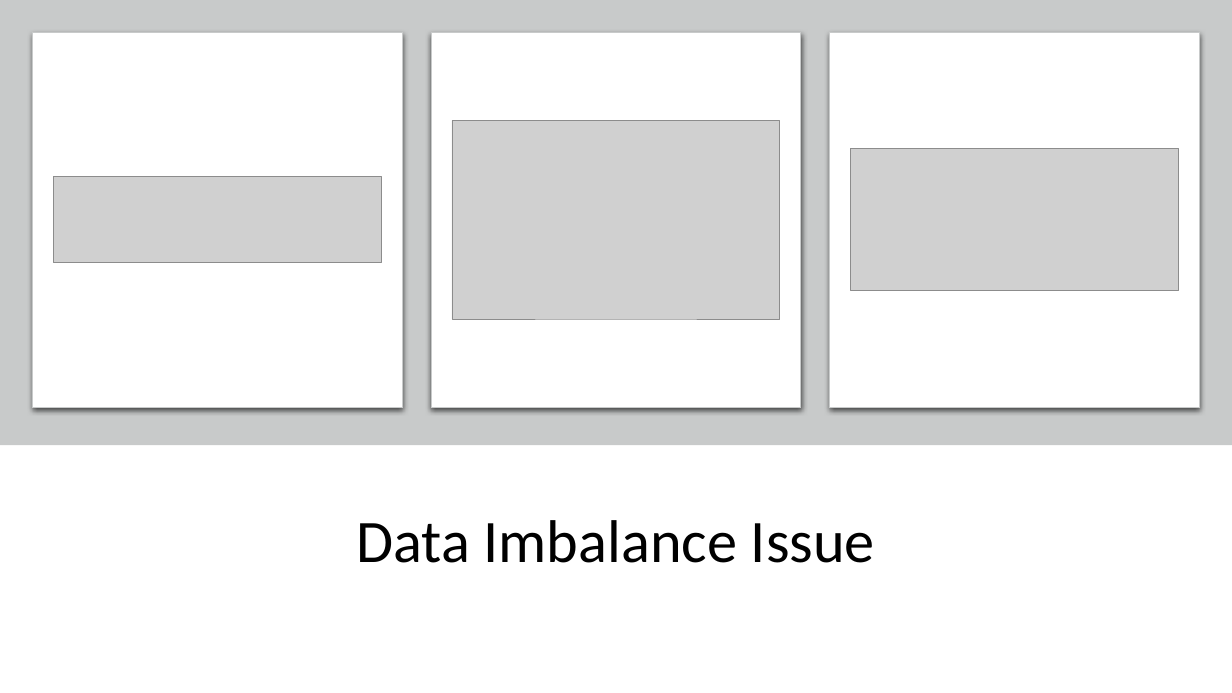
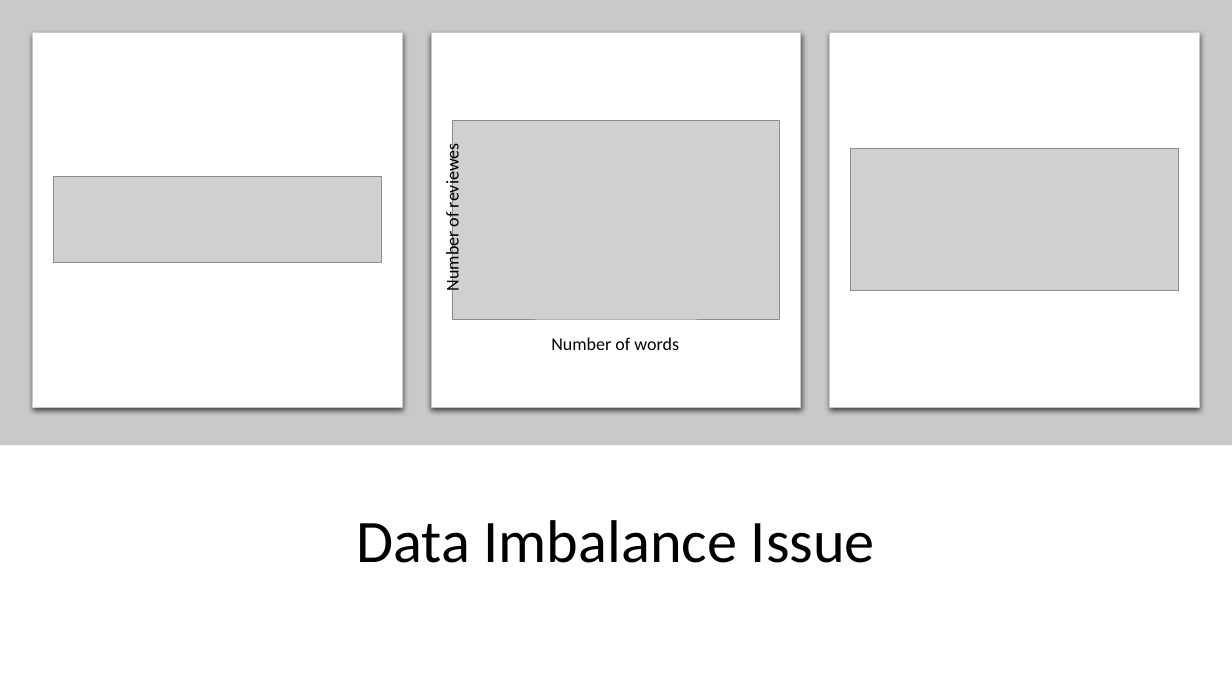
Before and after one commit to yizhang7210/w266-final-project, a slide deck: slide 4 of w266.pptx. Drawn at 1232x693 pixels with LibreOffice and Linux fonts; fonts in the diff are those of the drawing; grey boxes stand for pictures. Boxes give left, top, right and bottom in pixels: in the first picture for what was removed or moved away, otherwise in the second. Text is boxed around its words. In the diff, an @@ line names an element or a change of style, - is before the commit and + after.

```diff
--- a/w266.pptx
+++ b/w266.pptx
@@ text added at box(442, 149, 464, 289), 14 pt, text #000000 @@
+Number of reviewes
@@ text added at box(551, 337, 679, 350), 14 pt, text #000000 @@
+Number of words
```
Also in this commit, not shown: 7 other slides changed, 3 slides added, 4 other files.
